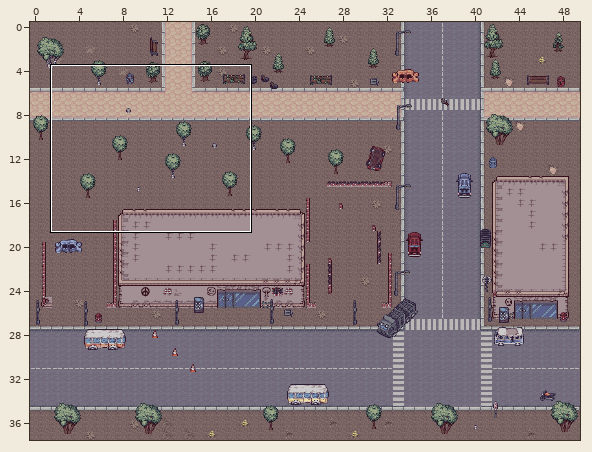
Level history. Tiled map: levels/mission01.tmx. The first picture is a wide view before the edit; the outline marks the close-up.
Close-up. Before:
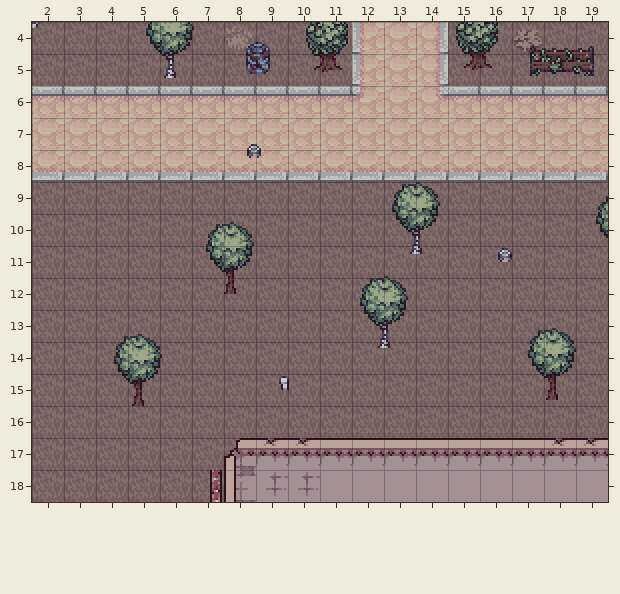
Cells are 16x16 px. Shown: x 2..19, y 4..18. The commit also changed other parts of the map, which this record leaves out.
After the commit:
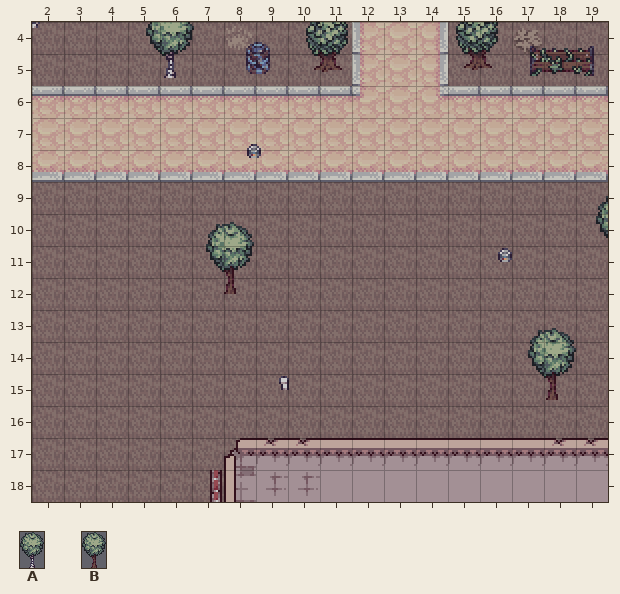
Key: from "Arboles": A 40 "Tree_8_Birch_Dark-Green", B 42 "Tree_10_Small-oak_Dark-G".
Objects are placed by their top-left corner, in cells (3,4 is the top-left corner of cell 3,4); size is 1x1 cell unless given.
Diff:
Layer "Arboles":
removed: A "Tree_8_Birch_Dark-Green" at 13.2,9 size 1.5x2.2
removed: A "Tree_8_Birch_Dark-Green" at 12.2,11.9 size 1.5x2.2
removed: B "Tree_10_Small-oak_Dark-G" at 4.6,13.8 size 1.5x2.2
